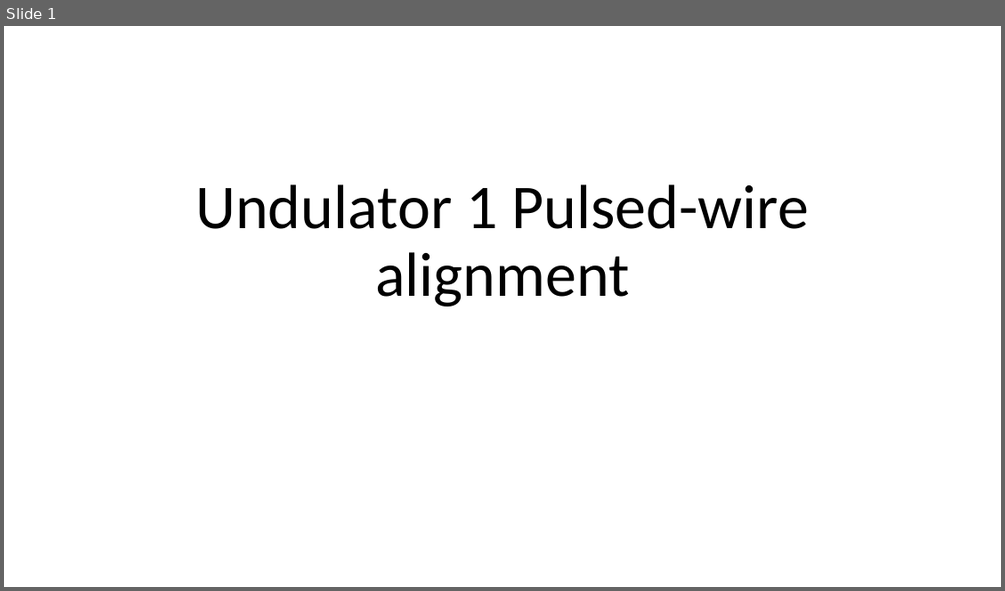
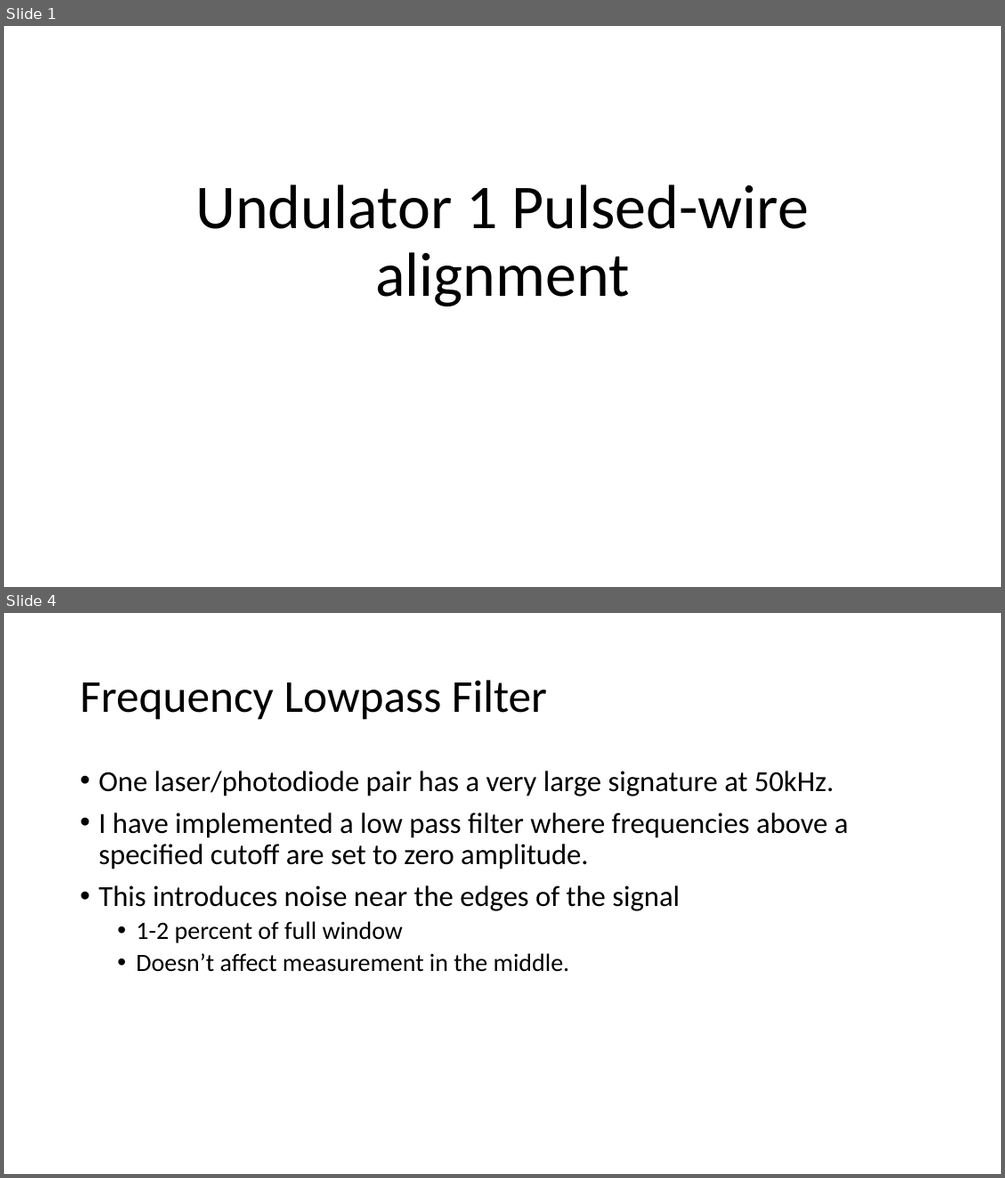
Before and after one commit to afisher000/Pulsed-Wire, a slide deck: Undulator 1 Pulsed-Wire Alignment Dec. 2022.pptx. Shown one above the other, each under a label of ours: slide 1 before the commit, slides 1 and 4 after it; the slides between them are not shown. The pictures are 1005x591 and 1005x1178 pixels, drawn with LibreOffice and Linux fonts; fonts in the diff are those of the drawing. Boxes give left, top, right and bottom in pixels: in the first picture for what was removed or moved away, otherwise in the second. Text is boxed around its words. In the diff, an @@ line names an element or a change of style, - is before the commit and + after.

```diff
--- a/Undulator 1 Pulsed-Wire Alignment Dec. 2022.pptx
+++ b/Undulator 1 Pulsed-Wire Alignment Dec. 2022.pptx
@@ slide 4 added at box(4, 613, 1001, 1174), background #FFFFFF @@
@@ title added at box(80, 680, 547, 720), 44 pt, text #000000 @@
+Frequency Lowpass Filter
@@ text added at box(98, 771, 849, 972), 28 pt, text #000000 @@
+• One laser/photodiode pair has a very large signature at 50kHz.
+• I have implemented a low pass filter where frequencies above a specified cutoff are set to zero amplitude.
+• This introduces noise near the edges of the signal
+  • 1-2 percent of full window
+  • Doesn’t affect measurement in the middle.
```
Also in this commit, not shown: 1 slide changed, 4 other slides added, 1 slide removed, 3 other files.
